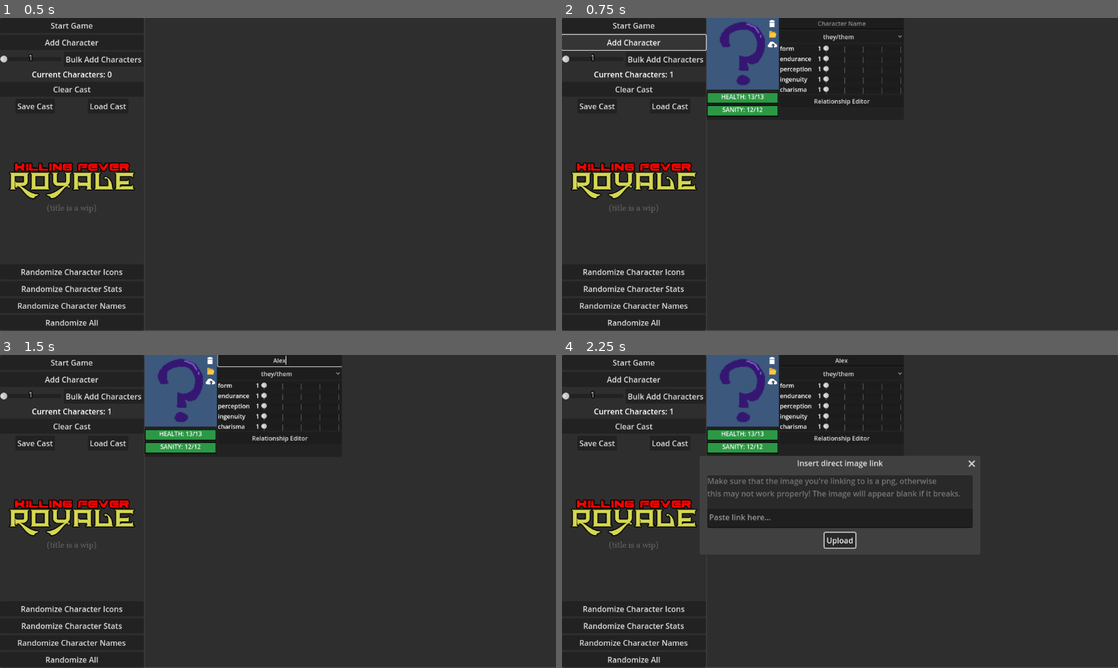
Above: before the commit, frames 1-4 (two rows, left to right).
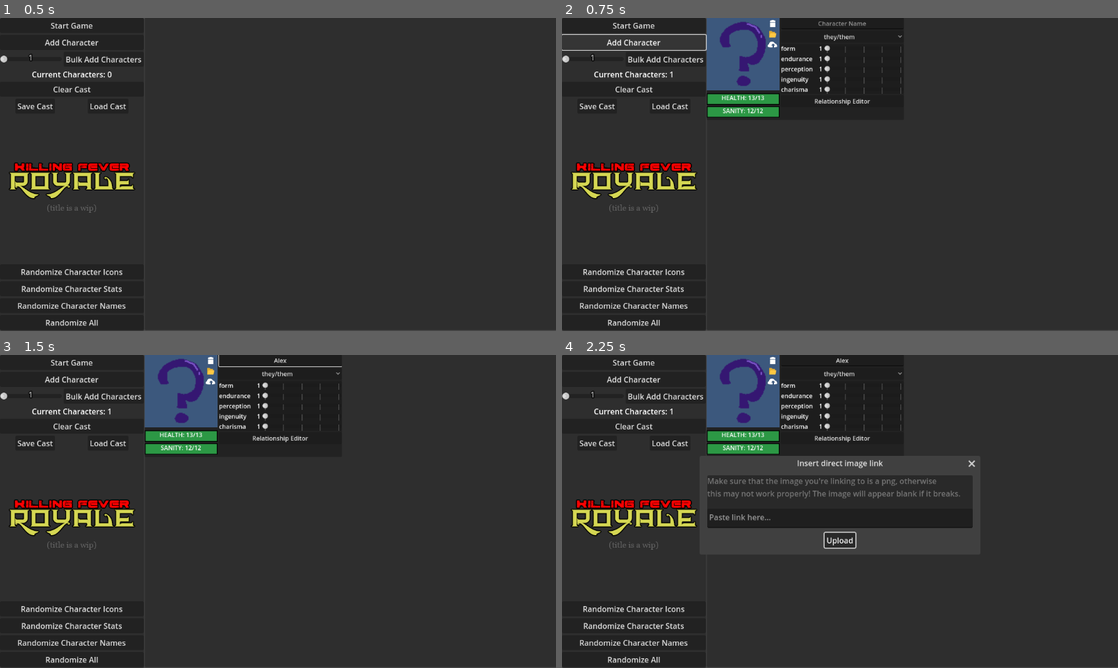
Above: after the commit, the same moments.

Repository: dwpeters84/Battle-Royale-Simulator-Godot-4.4
Game: Godot game, scene res://CastMaker.tscn
The game is run twice, just before and just after one commit, with the same random seed, the same clock (stepped at 60 frames per second) and the same inputs.
Inputs (mouse positions are in pixels of both pictures, inside the frame that each line leads up to):
- Up to frame 1 (0.5 s): no input
- Up to frame 2 (0.75 s): click "Add Character" at 0.5 s
- Up to frame 3 (1.5 s): click (278, 361) at 1.27 s; type "Alex" at 1.35 s
- Up to frame 4 (2.25 s): click (773, 380) at 2 s

Frame 1 is identical in both runs. In frame 2, 1.2% of the frame differs, in the area x 26-56%, y 0-32%; in frame 3, 1.2%; in frame 4, 1.2%.

Commit message:
Cache the streamed character icons into the avatars/ folder and resize them to 192x192 make minimum icon size 192x192 instead of 189.81x189.81 (????) make texture saving/loading just load the file directly rather than going thru resource loader system thingy set texture.resource_path manually (hopefully this doesn't break anything!!!)

Diff:
--- a/FighterCreator.tscn
+++ b/FighterCreator.tscn
@@ -45,7 +45,7 @@
 
 [node name="CharIcon" type="TextureRect" parent="ScrollContainer/VBoxContainer2/MainPanel/VBoxContainer"]
 unique_name_in_owner = true
-custom_minimum_size = Vector2(189.81, 189.81)
+custom_minimum_size = Vector2(192, 192)
 layout_mode = 2
 mouse_filter = 2
 texture = ExtResource("2_tu13v")
--- a/Sim_Loader.gd
+++ b/Sim_Loader.gd
@@ -19,7 +19,9 @@
 		instance.custom_minimum_size.x = 190
 		instance.set_char_name(char["name"])
 		instance.toggle_ui(true)
-		instance.texture_rect.texture = char["imgpath"]
+		var image = Image.load_from_file(char["imgpath"])
+		instance.texture_rect.texture = ImageTexture.create_from_image(image)
+		instance.texture_rect.texture.resource_path = char["imgpath"]
 		instance.form_slider._on_value_changed(char["form"])
 		instance.endurance_slider._on_value_changed(char["endurance"])
 		instance.perception_slider._on_value_changed(char["perception"])
--- a/cast_saver.gd
+++ b/cast_saver.gd
@@ -52,7 +52,9 @@
 			%CharacterContainer.add_child(instance)
 
 			instance.name_input.text = char["name"]
-			instance.texture_rect.texture = char["imgpath"]
+			var image = Image.load_from_file(char["imgpath"])
+			instance.texture_rect.texture = ImageTexture.create_from_image(image)
+			instance.texture_rect.texture.resource_path = char["imgpath"]
 			instance.form_slider._on_value_changed(char["form"])
 			instance.endurance_slider._on_value_changed(char["endurance"])
 			instance.perception_slider._on_value_changed(char["perception"])
--- a/char_icon.gd
+++ b/char_icon.gd
@@ -1,7 +1,4 @@
 extends TextureRect
-
-func _ready():
-	pass
 
 func _on_accept_dialog_confirmed() -> void:
 	# Create an HTTP request node and connect its completion signal.
@@ -14,20 +11,31 @@
 	var error = http_request.request(img_link)
 	if error != OK:
 		push_error("An error occurred in the HTTP request.")
+
 # Called when the HTTP request is completed.
+func _http_request_completed(result, response_code, headers, body):
+	if result != HTTPRequest.RESULT_SUCCESS:
+		push_error("Image couldn't be downloaded. Try a different image.")
 
-func _http_request_completed(result, response_code, headers, body):
 	var image = Image.new()
 	var error = image.load_png_from_buffer(body)
 	if error != OK:
 		push_error("Couldn't load the image.")
 
-	var new_texture = ImageTexture.new()
-	var charimg = new_texture.create_from_image(image)
+	# Don't store the giant ass image itself
+	image.resize(192, 192, Image.INTERPOLATE_LANCZOS)
 
-	texture = charimg
+	var base_dir = "res://" if OS.has_feature("editor") else OS.get_executable_path().get_base_dir()+"/"
+	var img_path = base_dir + "avatars/streamed_img%05d.webp" % randi_range(0, 99999)
+	# make sure the folder exists
+	DirAccess.make_dir_recursive_absolute(img_path.get_base_dir())
+	error = image.save_webp(img_path)
+	if error != OK:
+		push_error("Couldn't cache the streamed image.")
+
+	texture = ImageTexture.create_from_image(image)
+	texture.resource_path = img_path
 
 
 func _on_stream_image_pressed() -> void:
 	%StreamImgPromp.popup()
-	pass # Replace with function body.
--- a/character_info.gd
+++ b/character_info.gd
@@ -258,6 +258,7 @@
 	if image:
 		var texture = ImageTexture.create_from_image(image)
 		texture_rect.texture = texture
+		texture_rect.texture.resource_path = path
 		print("Image loaded successfully for %s from: %s" % [char_name, path])
 		emit_signal("icon_changed")
 	else:
--- a/resources/SaveCast.gd
+++ b/resources/SaveCast.gd
@@ -13,7 +13,7 @@
 	var cast_info: Dictionary = {}
 	cast_info = {
 		"name": chara.char_name,
-		"imgpath": chara.texture_rect.texture,
+		"imgpath": chara.texture_rect.texture.resource_path,
 		"form": chara.form_slider.stat_value,
 		"endurance": chara.endurance_slider.stat_value,
 		"perception": chara.perception_slider.stat_value,
